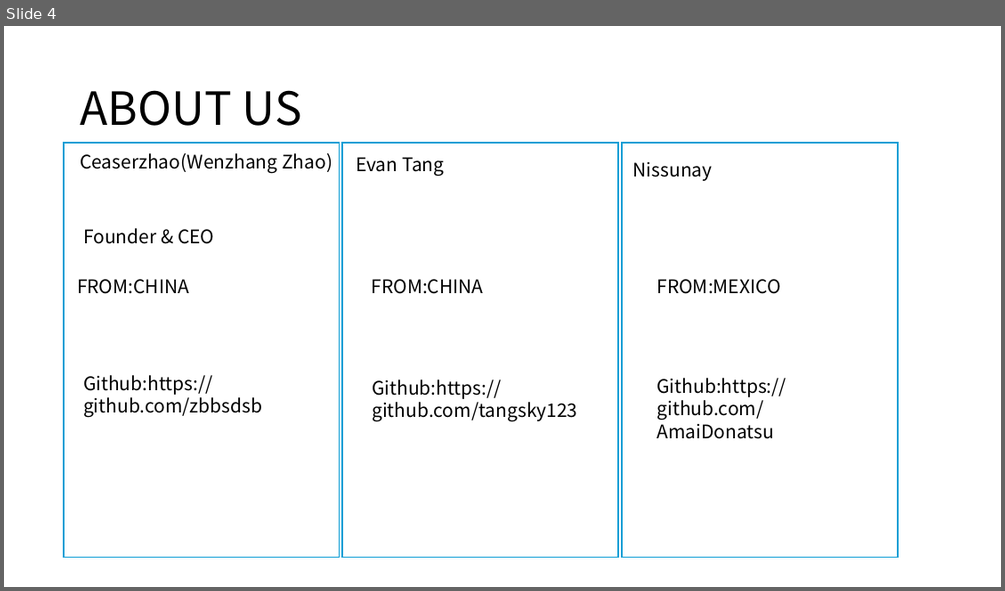
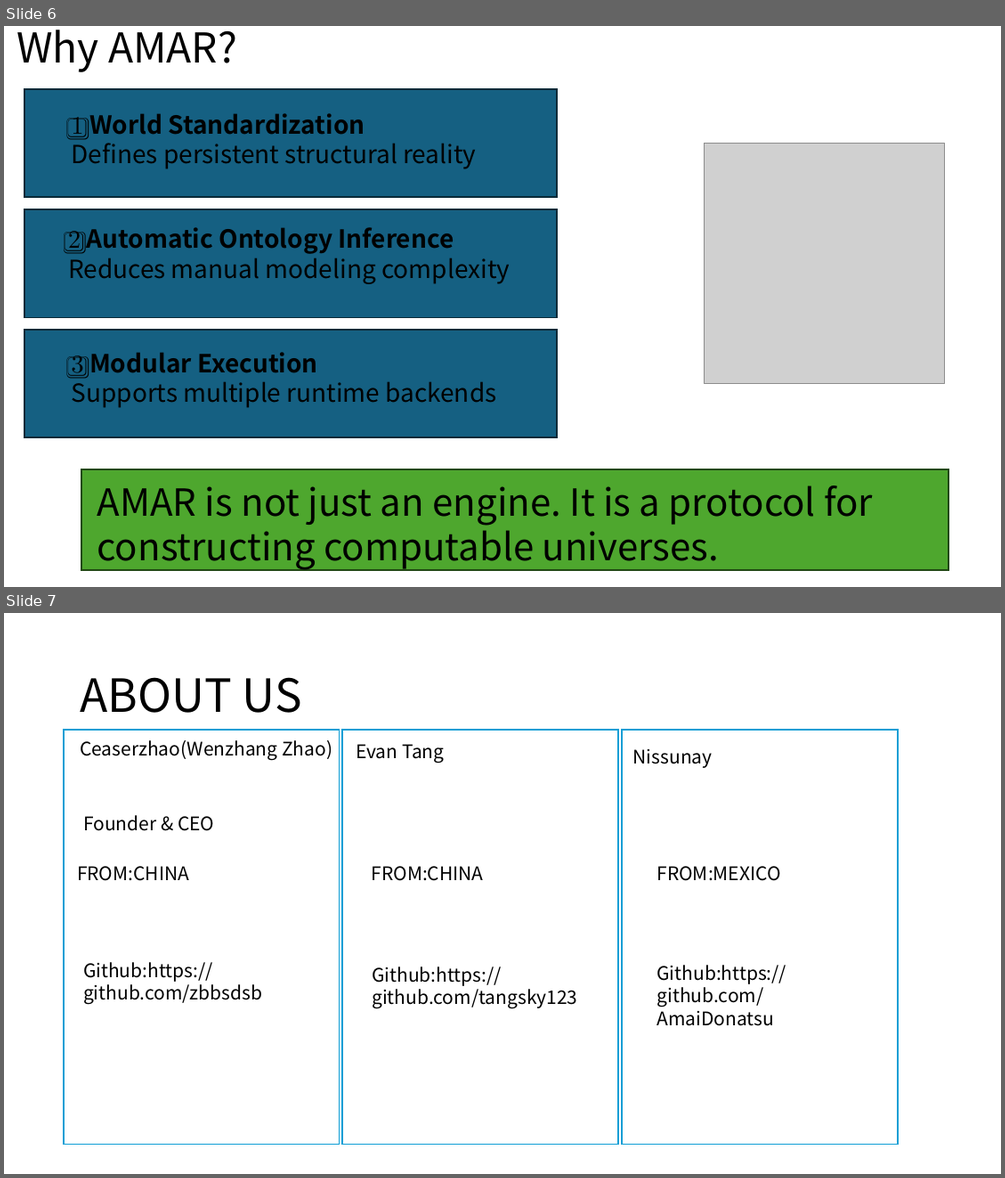
Before and after one commit to Oasis-Company/AMAR-Engine, a slide deck: docs/amar engine overview.pptx. Shown one above the other, each under a label of ours: slide 4 before the commit, slides 6 and 7 after it. The pictures are 1005x591 and 1005x1178 pixels, drawn with LibreOffice and Linux fonts; fonts in the diff are those of the drawing; grey boxes stand for pictures. Boxes give left, top, right and bottom in pixels: in the first picture for what was removed or moved away, otherwise in the second. Text is boxed around its words. In the diff, an @@ line names an element or a change of style, - is before the commit and + after.

```diff
--- a/docs/amar engine overview.pptx
+++ b/docs/amar engine overview.pptx
@@ slide 6 added at <box>4,26,1001,587</box>, background #FFFFFF @@
@@ title added at <box>16,30,237,72</box>, 39.6 pt, text #000000 @@
+Why AMAR?
@@ rectangle added at <box>25,89,558,197</box>, fill #156082, outline #092A39 1.5 pt @@
@@ text added at <box>72,113,476,169</box>, 24 pt, text #000000 @@
+1️⃣ World Standardization
+Defines persistent structural reality
@@ picture added at <box>704,143,944,384</box> @@
@@ rectangle added at <box>25,210,558,318</box>, fill #156082, outline #092A39 1.5 pt @@
@@ text added at <box>68,227,510,284</box>, 24 pt, text #000000 @@
+2️⃣ Automatic Ontology Inference
+Reduces manual modeling complexity
@@ rectangle added at <box>25,329,558,437</box>, fill #156082, outline #092A39 1.5 pt @@
@@ text added at <box>72,352,497,408</box>, 24 pt, text #000000 @@
+3️⃣ Modular Execution
+Supports multiple runtime backends
@@ rectangle added at <box>81,469,949,570</box>, fill #4EA72E, outline #224914 1.5 pt @@
@@ text added at <box>97,485,873,570</box>, 36 pt, text #000000 @@
+AMAR is not just an engine. It is a protocol for constructing computable universes.
@@ what was slide 4 is now slide 7 @@
```
Also in this commit, not shown: 1 slide changed, 5 other slides added, 4 slides removed, 1 other file.
